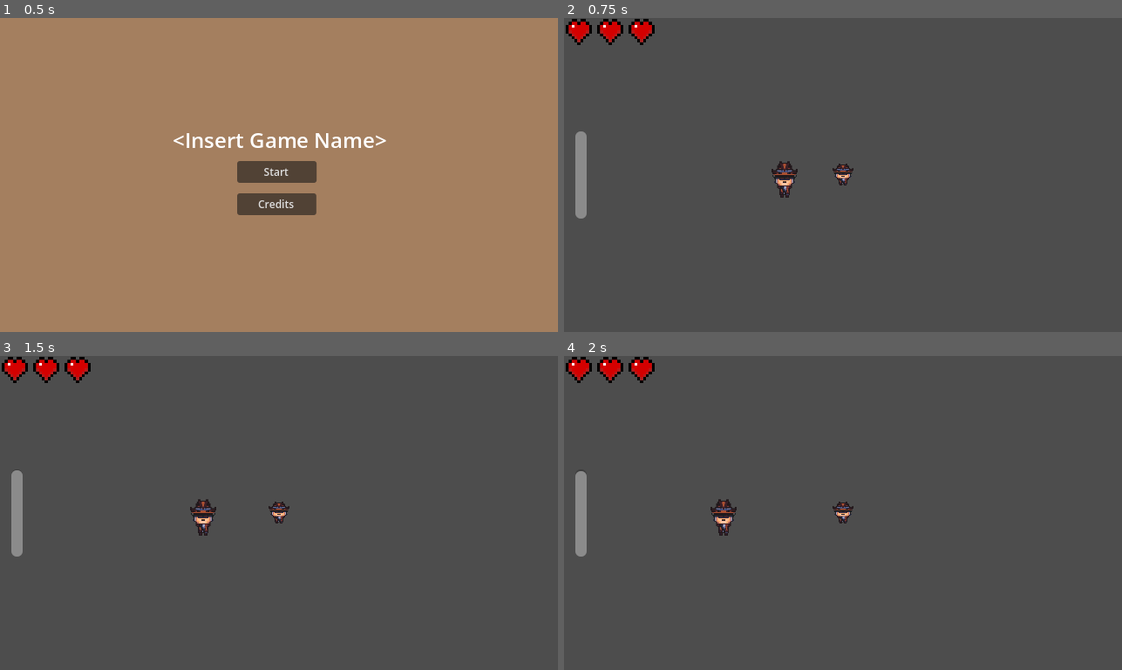
Above: before the commit, frames 1-4 (two rows, left to right).
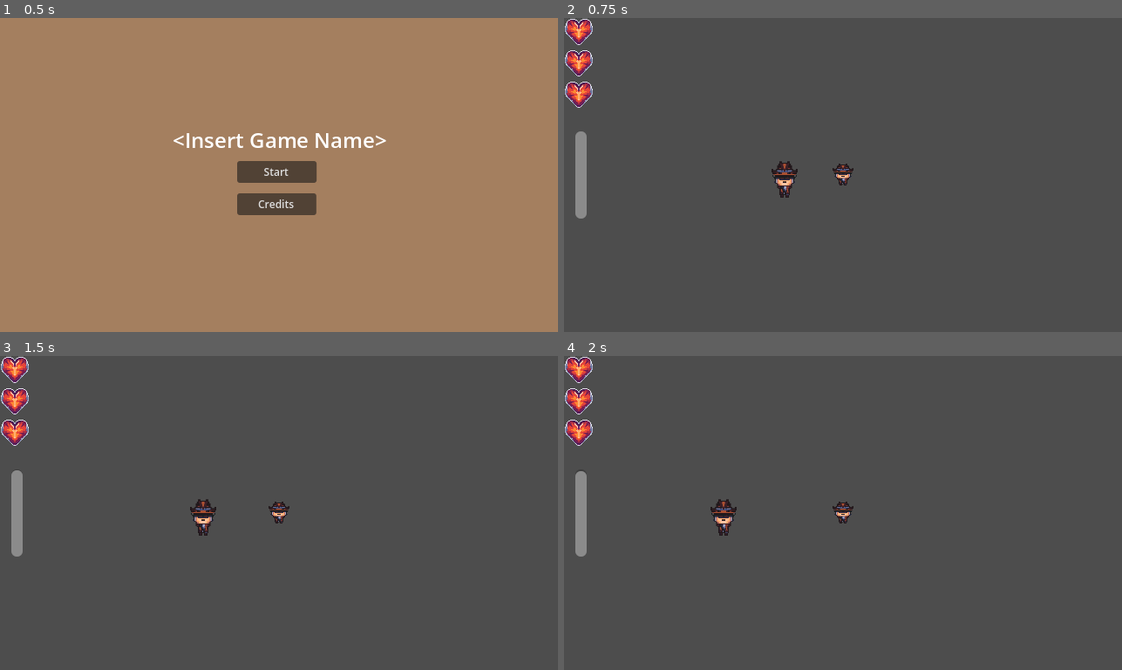
Above: after the commit, the same moments.

Repository: longv1-code/chillennium-26
Game: Godot game, scene res://scenes/main_menu.tscn
Same seed, same stepped clock (60 frames per second), same inputs: the game is played once before the commit and once after it.
Inputs:
- Up to frame 1 (0.5 s): no input
- Up to frame 2 (0.75 s): click "Start" at 0.5 s
- Up to frame 3 (1.5 s): tap Enter at 1.25 s; hold D (move_right) from 1.28 s (still down); hold F (interact) from 1.28 s (still down)
- Up to frame 4 (2 s): keep holding D (move_right); keep holding F (interact)

Frame 1 is identical in both runs. In frame 2, 1.4% of the frame differs, in the area x 0-17%, y 0-29%; in frame 3, 1.4%; in frame 4, 1.4%.
Error before the commit: Invalid access to property or key 'qte_triggered' on a base object of type 'CharacterBody2D (player.gd)'. (res://scenes/game.tscn::GDScript_80nbo:8)

Commit message:
updated heart png

Diff:
--- a/health_ui.gd
+++ b/health_ui.gd
@@ -2,6 +2,9 @@
 
 var max_health: int =  3
 var current_health: int = 3
+
+@export var full_heart: Texture2D
+@export var empty_heart: Texture2D
 
 @onready var hearts = [
 	$HBoxContainer/Heart1,
@@ -18,4 +21,4 @@
 
 func update_hearts(): # makes current hearts visible
 	for i in range(max_health):
-		hearts[i].visible = i < current_health
+		hearts[i].texture = full_heart if i < current_health else empty_heart
--- a/health_ui.tscn
+++ b/health_ui.tscn
@@ -1,36 +1,39 @@
 [gd_scene format=3 uid="uid://dhwe0e6bpik2p"]
 
 [ext_resource type="Script" uid="uid://ckn2p2lcwwt6d" path="res://health_ui.gd" id="1_tt5l4"]
-[ext_resource type="Texture2D" uid="uid://ni7diy68044w" path="res://heart.png" id="2_iy3an"]
+[ext_resource type="Texture2D" uid="uid://buhnk5jxqr3uu" path="res://full_heart.png" id="2_t8hjw"]
+[ext_resource type="Texture2D" uid="uid://5b7cbk30s4v5" path="res://empty_heart.png" id="3_nwlpg"]
 
 [node name="HealthUI" type="Control" unique_id=2111925015]
 layout_mode = 3
 anchors_preset = 0
 script = ExtResource("1_tt5l4")
+full_heart = ExtResource("2_t8hjw")
+empty_heart = ExtResource("3_nwlpg")
 
-[node name="HBoxContainer" type="HBoxContainer" parent="." unique_id=702220109]
+[node name="HBoxContainer" type="VBoxContainer" parent="." unique_id=1426922469]
 layout_mode = 0
 offset_left = 1.0
-offset_right = 158.0
-offset_bottom = 70.0
+offset_right = 36.0
+offset_bottom = 104.0
 
 [node name="Heart1" type="TextureRect" parent="HBoxContainer" unique_id=1585528174]
 custom_minimum_size = Vector2(32, 32)
 layout_mode = 2
-texture = ExtResource("2_iy3an")
+texture = ExtResource("2_t8hjw")
 expand_mode = 1
 stretch_mode = 4
 
 [node name="Heart2" type="TextureRect" parent="HBoxContainer" unique_id=1711671000]
 custom_minimum_size = Vector2(32, 32)
 layout_mode = 2
-texture = ExtResource("2_iy3an")
+texture = ExtResource("2_t8hjw")
 expand_mode = 1
 stretch_mode = 4
 
 [node name="Heart3" type="TextureRect" parent="HBoxContainer" unique_id=815134533]
 custom_minimum_size = Vector2(32, 32)
 layout_mode = 2
-texture = ExtResource("2_iy3an")
+texture = ExtResource("2_t8hjw")
 expand_mode = 1
 stretch_mode = 4
--- a/player.gd
+++ b/player.gd
@@ -1,6 +1,4 @@
 extends CharacterBody2D
-
-@onready var health_ui = $UI/HealthUI
 
 var speed: float = 6000
 var nearby_item: Node = null
@@ -8,6 +6,8 @@
 
 var qte_active: bool = false
 var qte_target: Node = null
+
+signal qte_triggered(enemy)
 
 # movement
 func _physics_process(delta: float) -> void:
@@ -31,3 +31,13 @@
 		print("Interacted with: ", nearby_item.name)
 		nearby_item.queue_free()
 		nearby_item = null
+
+func _on_detection_area_body_entered(body: Node2D) -> void:
+	if body.is_in_group("enemies") and not qte_active:
+		qte_active = true
+		qte_target = body
+		qte_triggered.emit(body)
+
+func _on_enemy_detection_area_body_exited(body: Node2D) -> void:
+	if body == qte_target and not qte_active:
+		qte_target = null
--- a/player.tscn
+++ b/player.tscn
@@ -5,8 +5,8 @@
 
 [sub_resource type="CapsuleShape2D" id="CapsuleShape2D_onrkg"]
 
-[sub_resource type="CircleShape2D" id="CircleShape2D_i3pqv"]
-radius = 65.0
+[sub_resource type="CircleShape2D" id="CircleShape2D_onrkg"]
+radius = 16.124516
 
 [sub_resource type="CircleShape2D" id="CircleShape2D_4flbx"]
 radius = 24.0
@@ -15,13 +15,12 @@
 script = ExtResource("1_4flbx")
 
 [node name="CollisionShape2D" type="CollisionShape2D" parent="." unique_id=1647845844]
-visible = false
 shape = SubResource("CapsuleShape2D_onrkg")
 
 [node name="DetectionArea" type="Area2D" parent="." unique_id=98532339]
 
 [node name="CollisionShape2D" type="CollisionShape2D" parent="DetectionArea" unique_id=1489854229]
-shape = SubResource("CircleShape2D_i3pqv")
+shape = SubResource("CircleShape2D_onrkg")
 
 [node name="InteractionArea" type="Area2D" parent="." unique_id=474102073]
 
Binary file added: empty_heart.png
Not shown, added: empty_heart.png.import
Binary file added: full_heart.png
Not shown, added: full_heart.png.import
